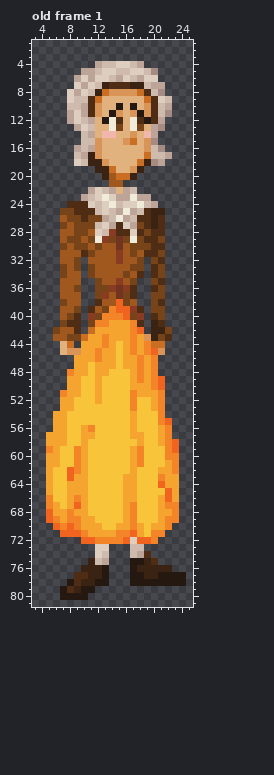
Two versions of one pixel-art file, Sprites/marie.aseprite. The first picture shows the starting point.
119x87 pixels, 1 frame. Colours within 5 levels of each other are drawn and written as one. Shown: old frame 1: x 3..25, y 1..81. The old version is drawn lined up with the new one, on the new canvas. The commit also changed other frames, which this record leaves out.
The result:
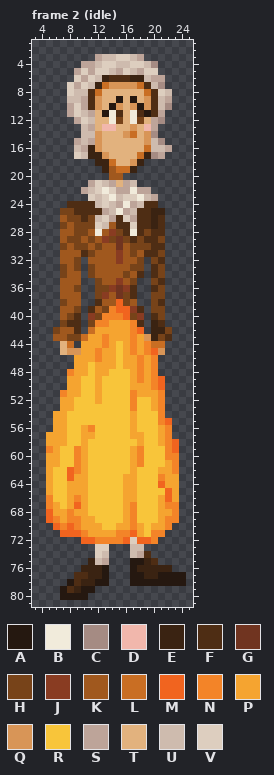
Palette (. is transparent): A #251810  B #f1ebdb  C #a58b83  D #f1b7ac  E #3a2312  F #4e2d14  G #703420  H #774319  J #893c22  K #a0581e  L #c96e23  M #f1641f  N #f38428  P #f5a430  Q #d89557  R #f8c53a  S #bda499  T #e2b27e  U #cebbae  V #ddcebf
A new or re-ordered frame is compared with the old frame closest to it.
Difference:
canvas 119x87 -> 36x87 (the part of the old canvas that was cut away was empty and is not shown)
frames 1 -> 4
Changed rows in their new state; - is an unchanged pixel.
Frame 2 (idle) is new; against old frame 1:
first column x 8:
 3 ----SUUVVUS----
 4 --SSUVVUUVVUC--
 5 -SV-V-USVUSVV--
 6 -VSVUEFFFEEUSS-
 7 VSVUELQQQQLFUC-
 8 -UUFLTTTTTTLFVU
 9 U-S-Q--A-A-Q-US
10 SV----AQ-QA---C
11 --USTABF-BFA-S.
12 .SVU-T-H--HTSC-
13 -.US-DDT-QTD-.-
14 ---UQTT-QL-QC--
15 -S-S----TT--UC-
16 -USE-------L-US
17 -VU-EQ----LECS.
18 -...-EL--QE...-
19 ----.-KLLE.----
20 -----.-K..-----
21 ---SVUSTSU-----
22 --SU-BVS-BSS---
23 --.VUVBUVVBUS--
24 ---F--USBSUFF--
25 ----FS-BSUF----
26 ----UVSFVS-----
27 ----VUK-FVF----
28 ----BK-H-B-----
29 ----K----F-----
Changed places in both pictures, as pixel boxes (x1, y1, x2, y2):
changed: (67, 54, 172, 243)
